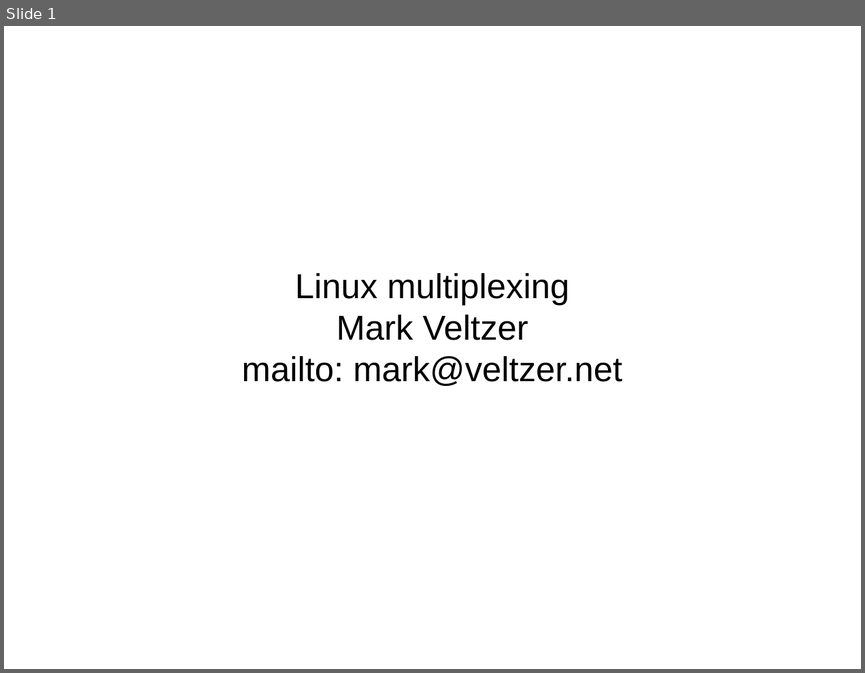
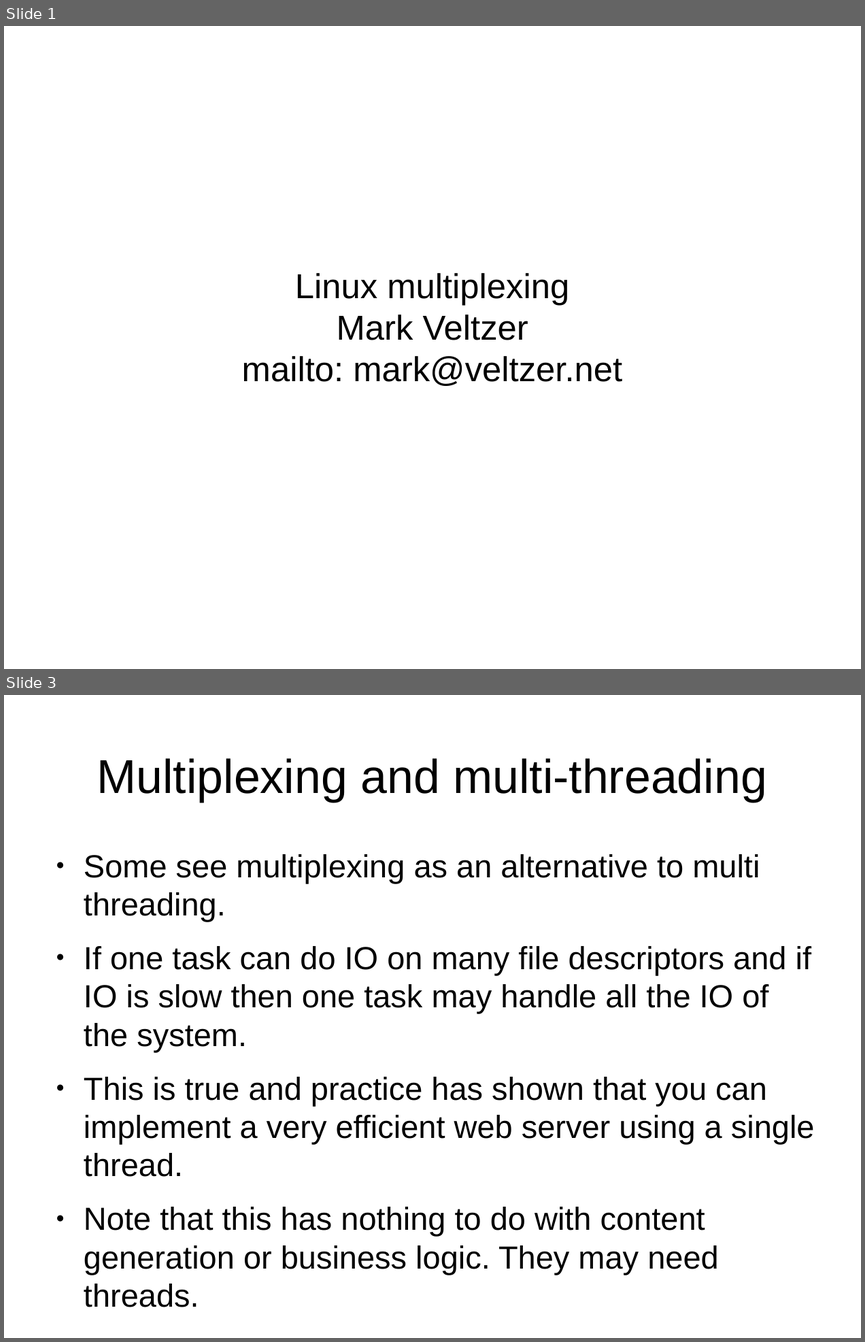
Before and after one commit to veltzer/demos, a slide deck: cpp/multi_core/linux_multiplexing.odp. Shown one above the other, each under a label of ours: slide 1 before the commit, slides 1 and 3 after it; the slides between them are not shown. The pictures are 865x673 and 865x1342 pixels, drawn with LibreOffice and Linux fonts; fonts in the diff are those of the drawing. Boxes give left, top, right and bottom in pixels: in the first picture for what was removed or moved away, otherwise in the second. Text is boxed around its words. In the diff, an @@ line names an element or a change of style, - is before the commit and + after.

```diff
--- a/cpp/multi_core/linux_multiplexing.odp
+++ b/cpp/multi_core/linux_multiplexing.odp
@@ slide 3 added at (4, 695, 861, 1338), background #FFFFFF @@
@@ title added at (96, 758, 767, 802), 44 pt, text #000000 @@
+Multiplexing and multi-threading
@@ text added at (84, 854, 815, 1274), 29.6 pt, text #000000 @@
+● Some see multiplexing as an alternative to multi threading.
+● If one task can do IO on many file descriptors and if IO is slow then one task may handle all the IO of the system.
+● This is true and practice has shown that you can implement a very efficient web server using a single thread.
+● Note that this has nothing to do with content generation or business logic. They may need threads.
```
Also in this commit, not shown: 8 other slides added, 1 slide removed, 1 other file.
